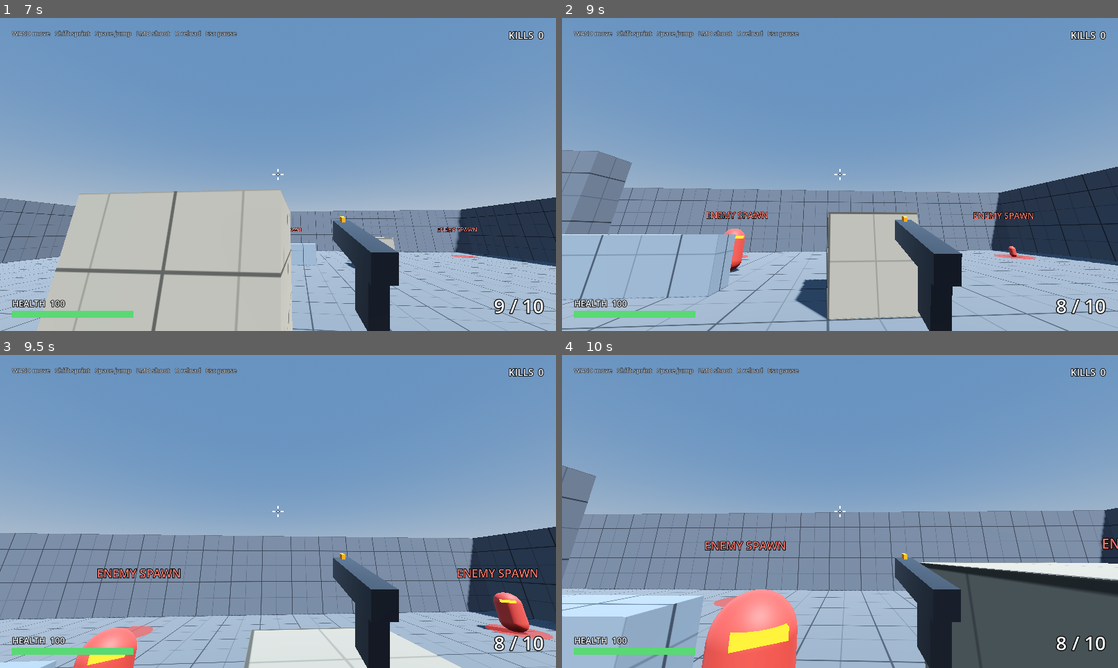
Above: before the commit, frames 1-4 (two rows, left to right).
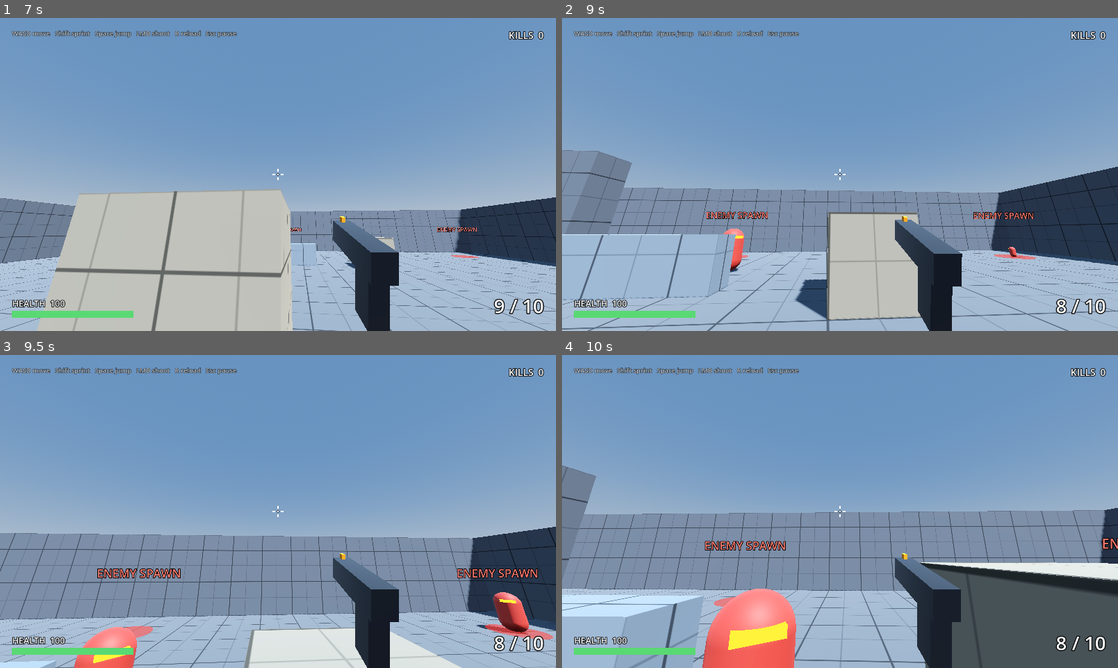
Above: after the commit, the same moments.

Repository: CheepCheep33/OneGun
Game: Godot game, scene res://scenes/main.tscn
Same seed, same stepped clock (60 frames per second), same inputs: the game is played once before the commit and once after it.
Inputs (mouse positions are in pixels of both pictures, inside the frame that each line leads up to):
- Up to frame 1 (7 s): tap Enter at 0.5 s; move the mouse to (305, 174) at 0.52 s; hold W (move_forward) 0.53-4.25 s; tap Space (jump) at 0.6, 0.77, 1.07, 1.52, 1.55, 1.82, 2.3, 2.85, 3.02, 3.32, 3.77, 3.8, 4.07, 5, 5.27, 5.3, 5.57, 5.85, 6.77, 6.8 s; move the mouse to (250, 174) at 1.27 s; click (250, 174) at 1.35 s; move the mouse to (289, 168) at 2.02 s; hold Shift (sprint) 2.03-2.78 s; move the mouse to (272, 180) at 2.77 s; move the mouse to (316, 177) at 3.52 s; press the mouse at (316, 177) at 3.53 s; tap Escape (pause) at 4.15 s; release the mouse at (316, 177) at 4.25 s; click "Restart" at 4.25 s; move the mouse to (233, 171) at 5.02 s; hold W (move_forward) 5.03-6.53 s; tap Shift (sprint) at 5.1 s; move the mouse to (283, 174) at 5.77 s; move the mouse to (255, 168) at 6.52 s; hold D (move_right) from 6.53 s (still down); click (255, 168) at 6.6 s
- Up to frame 2 (9 s): tap Space (jump) at 7.07, 7.52, 7.55, 7.82, 8.1, 8.27, 8.57 s; move the mouse to (867, 174) at 7.27 s; release D (move_right) at 7.28 s; hold Shift (sprint) 7.28-8.03 s; hold W (move_forward) from 7.28 s (still down); move the mouse to (812, 174) at 8.02 s; move the mouse to (851, 168) at 8.77 s; press the mouse at (851, 168) at 8.78 s
- Up to frame 3 (9.5 s): keep holding W (move_forward); tap Space (jump) at 9.05 s
- Up to frame 4 (10 s): move the mouse to (834, 517) at 9.52 s; release W (move_forward) at 9.53 s; release the mouse at (834, 517) at 9.53 s; hold A (move_left) from 9.53 s (still down); tap Shift (sprint) at 9.6 s; tap Space (jump) at 9.77, 9.8 s

Frame 1 is identical in both runs. In frame 2, less than 0.1% of the frame differs, in the area x 29-82%, y 67-82%; in frame 3, 0.1%; in frame 4, 0.3%, in the area x 25-43%, y 74-100%.

Commit message:
Add browser build deployed to Cloudflare Pages
Switch to the Compatibility renderer (required for web), add a Web export
preset, and a workflow that runs the smoke test, exports, and deploys each
branch to Cloudflare Pages. In browsers the mouse locks only after a click,
so show a click-to-play prompt, start spawning on first capture, pause when
capture is lost, and ignore mouse motion briefly after capture.

Co-Authored-By: Claude Opus 5.5 <noreply@anthropic.com>
Claude-Session: https://claude.ai/code/session_01TPd4SKhqhZJ8huq5QjPoJG

Diff:
--- a/project.godot
+++ b/project.godot
@@ -8,7 +8,7 @@
 config/name="One Gun, Infinite Upgrades"
 config/description="Single-player incremental arena FPS prototype."
 run/main_scene="res://scenes/main.tscn"
-config/features=PackedStringArray("4.3", "Forward Plus")
+config/features=PackedStringArray("4.3", "GL Compatibility")
 
 [autoload]
 
@@ -66,4 +66,6 @@
 
 [rendering]
 
+renderer/rendering_method="gl_compatibility"
+renderer/rendering_method.mobile="gl_compatibility"
 anti_aliasing/quality/msaa_3d=2
--- a/scenes/ui/hud.tscn
+++ b/scenes/ui/hud.tscn
@@ -127,6 +127,24 @@
 theme_override_font_sizes/font_size = 15
 text = "WASD move   Shift sprint   Space jump   LMB shoot   R reload   Esc pause"
 
+[node name="CapturePrompt" type="Label" parent="."]
+unique_name_in_owner = true
+visible = false
+anchors_preset = 8
+anchor_left = 0.5
+anchor_top = 0.5
+anchor_right = 0.5
+anchor_bottom = 0.5
+offset_left = -300.0
+offset_top = -110.0
+offset_right = 300.0
+offset_bottom = -60.0
+theme_override_colors/font_outline_color = Color(0, 0, 0, 1)
+theme_override_constants/outline_size = 8
+theme_override_font_sizes/font_size = 30
+text = "Click to play"
+horizontal_alignment = 1
+
 [node name="DeathPanel" type="ColorRect" parent="."]
 visible = false
 anchors_preset = 15
--- a/scripts/game/enemy_spawner.gd
+++ b/scripts/game/enemy_spawner.gd
@@ -24,9 +24,12 @@
 @onready var _container: Node3D = get_node(container_path)
 
 
-func start(player: Player, arena: Node) -> void:
+func setup(player: Player, arena: Node) -> void:
 	_player = player
 	_arena = arena
+
+
+func start() -> void:
 	_running = true
 	_timer = first_spawn_delay
 
--- a/scripts/game/game.gd
+++ b/scripts/game/game.gd
@@ -3,6 +3,11 @@
 ## Restart reloads the whole scene, so no enemy, effect, or weapon state can survive into the next attempt.
 
 var kills := 0
+## Becomes true once the mouse has actually been captured. Browsers only allow capture after a click,
+## so until then the HUD asks for one instead of treating the free mouse as a pause.
+var _had_capture := false
+## Enemies start spawning on the first capture, so nothing attacks while a browser waits for that click.
+var _combat_started := false
 
 @onready var arena: Node3D = $Arena
 @onready var player: Player = $Player
@@ -22,6 +27,7 @@
 	player.pistol.reload_started.connect(hud.show_reload)
 	player.pistol.reload_finished.connect(hud.hide_reload)
 	player.pistol.hit_landed.connect(hud.show_hit_marker)
+	spawner.setup(player, arena)
 	spawner.enemy_killed.connect(_on_enemy_killed)
 	hud.restart_requested.connect(restart)
 	pause_menu.resume_requested.connect(resume)
@@ -32,7 +38,6 @@
 	hud.set_ammo(player.pistol.ammo, player.pistol.stats.magazine_size)
 	hud.set_kills(kills)
 	_capture_mouse()
-	spawner.start(player, arena)
 
 
 func _unhandled_input(event: InputEvent) -> void:
@@ -46,6 +51,18 @@
 			and Input.mouse_mode != Input.MOUSE_MODE_CAPTURED:
 		_capture_mouse()
 		get_viewport().set_input_as_handled()
+
+
+func _process(_delta: float) -> void:
+	var captured := Input.mouse_mode == Input.MOUSE_MODE_CAPTURED
+	_had_capture = _had_capture or captured
+	if captured and not _combat_started:
+		_combat_started = true
+		spawner.start()
+	hud.set_capture_prompt_visible(not captured and not _had_capture and not player.is_dead)
+	# Browsers release the mouse on Esc without sending the key to the game; treat any lost capture as a pause.
+	if _had_capture and not captured and not player.is_dead:
+		pause()
 
 
 func _notification(what: int) -> void:
@@ -65,6 +82,7 @@
 	pause_menu.close()
 	Settings.save_settings()
 	get_tree().paused = false
+	_had_capture = false # Wait for the capture to actually take effect before watching for its loss again.
 	_capture_mouse()
 
 
--- a/scripts/player/player.gd
+++ b/scripts/player/player.gd
@@ -9,6 +9,9 @@
 ## Radians of rotation per pixel of mouse movement at sensitivity 1.0.
 const MOUSE_RADIANS_PER_PIXEL := 0.0022
 const MAX_PITCH := deg_to_rad(89.0)
+## Mouse motion is ignored this long after the mouse is captured. Browsers can report one huge jump
+## when pointer lock engages, which would otherwise snap the view.
+const CAPTURE_SETTLE_TIME := 0.1
 
 @export var walk_speed := 6.0
 @export var sprint_speed := 9.0
@@ -24,6 +27,7 @@
 
 var _pitch := 0.0
 var _recoil_pitch := 0.0
+var _capture_settle_left := 0.0
 var _gravity: float = ProjectSettings.get_setting("physics/3d/default_gravity")
 
 @onready var head: Node3D = $Head
@@ -43,7 +47,7 @@
 func _unhandled_input(event: InputEvent) -> void:
 	if is_dead or Input.mouse_mode != Input.MOUSE_MODE_CAPTURED:
 		return
-	if event is InputEventMouseMotion:
+	if event is InputEventMouseMotion and _capture_settle_left <= 0.0:
 		var radians_per_pixel := MOUSE_RADIANS_PER_PIXEL * Settings.mouse_sensitivity
 		rotate_y(-event.relative.x * radians_per_pixel)
 		_pitch = clampf(_pitch - event.relative.y * radians_per_pixel, -MAX_PITCH, MAX_PITCH)
@@ -51,6 +55,10 @@
 
 
 func _process(delta: float) -> void:
+	if Input.mouse_mode == Input.MOUSE_MODE_CAPTURED:
+		_capture_settle_left = maxf(_capture_settle_left - delta, 0.0)
+	else:
+		_capture_settle_left = CAPTURE_SETTLE_TIME
 	_recoil_pitch = lerpf(_recoil_pitch, 0.0, 1.0 - exp(-recoil_recovery * delta))
 	_apply_pitch()
 
--- a/scripts/ui/hud.gd
+++ b/scripts/ui/hud.gd
@@ -17,6 +17,7 @@
 @onready var _ammo_label: Label = %AmmoLabel
 @onready var _reload_bar: ProgressBar = %ReloadBar
 @onready var _kills_label: Label = %KillsLabel
+@onready var _capture_prompt: Label = %CapturePrompt
 @onready var _death_panel: Control = $DeathPanel
 @onready var _death_summary: Label = %DeathSummary
 @onready var _hit_sound: AudioStreamPlayer = $HitSound
@@ -88,5 +89,9 @@
 	%RestartButton.grab_focus()
 
 
+func set_capture_prompt_visible(value: bool) -> void:
+	_capture_prompt.visible = value
+
+
 func is_death_screen_visible() -> bool:
 	return _death_panel.visible
--- a/tests/smoke_test.gd
+++ b/tests/smoke_test.gd
@@ -165,7 +165,7 @@
 		var spawner: EnemySpawner = game.spawner
 		spawner.max_active = 3
 		spawner.spawn_interval = 0.05
-		spawner.start(game.player, game.arena)
+		spawner.start()
 		spawner._timer = 0.0
 		await seconds(0.6)
 		spawner.stop()
Not shown, added: export_presets.cfg
Not shown, added: .github/workflows/web.yml
Not shown, changed: GAME_PLAN.md
Not shown, changed: README.md
